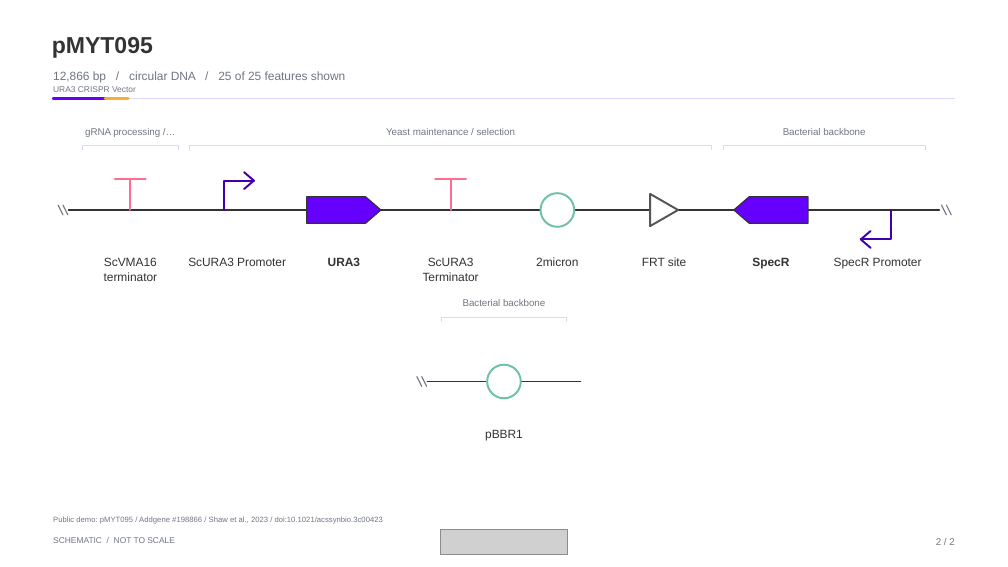
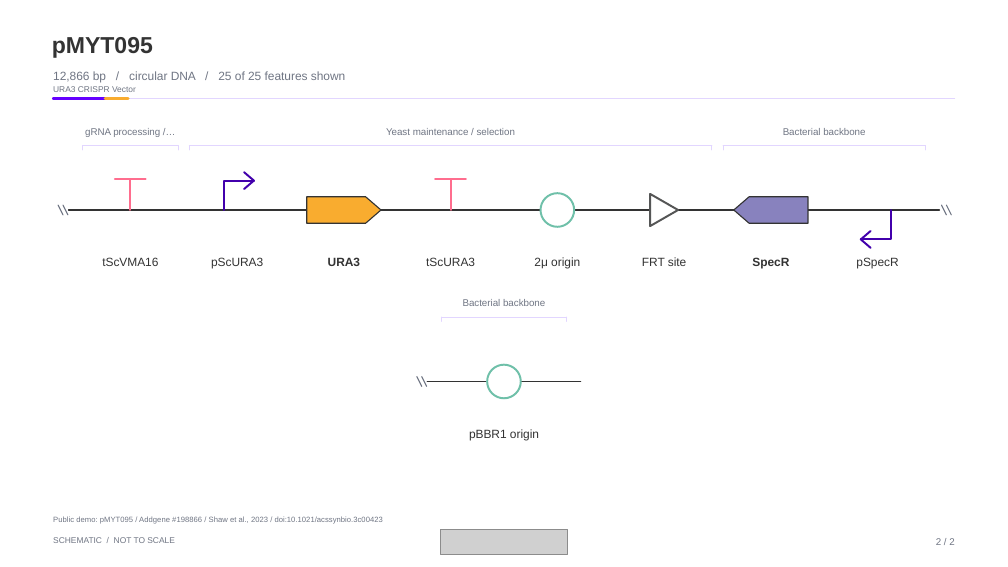
Before and after one commit to Drjackxiaoyuchen/auraconstruct, a slide deck: slide 6 of examples/AuraConstruct_Aureka_Public_Demos.pptx. Drawn at 1008x567 pixels with LibreOffice and Linux fonts; fonts in the diff are those of the drawing; grey boxes stand for pictures. Boxes give left, top, right and bottom in pixels: in the first picture for what was removed or moved away, otherwise in the second. Text is boxed around its words. In the diff, an @@ line names an element or a change of style, - is before the commit and + after.

```diff
--- a/examples/AuraConstruct_Aureka_Public_Demos.pptx
+++ b/examples/AuraConstruct_Aureka_Public_Demos.pptx
@@ freeform shape at [307, 197, 381, 224]: fill #6500FF to #F9AC2F @@
@@ freeform shape at [734, 197, 808, 224]: fill #6500FF to #8882BE @@
@@ text at [102, 257, 158, 266]: text changed @@
-ScVMA16
+tScVMA16
@@ text at [211, 257, 263, 269]: text changed @@
-ScURA3 Promoter
+pScURA3
@@ text at [426, 257, 475, 266]: text changed @@
-ScURA3
+tScURA3
@@ text at [534, 257, 580, 269]: text changed @@
-2micron
+2μ origin
@@ text at [856, 257, 898, 269]: text changed @@
-SpecR Promoter
+pSpecR
@@ text removed at [104, 272, 158, 281] @@
-terminator
@@ text removed at [423, 272, 479, 281] @@
-Terminator
@@ text at [469, 429, 539, 440]: text changed @@
-pBBR1
+pBBR1 origin
```
Also in this commit, not shown: 1 other slide changed, 45 other files.
